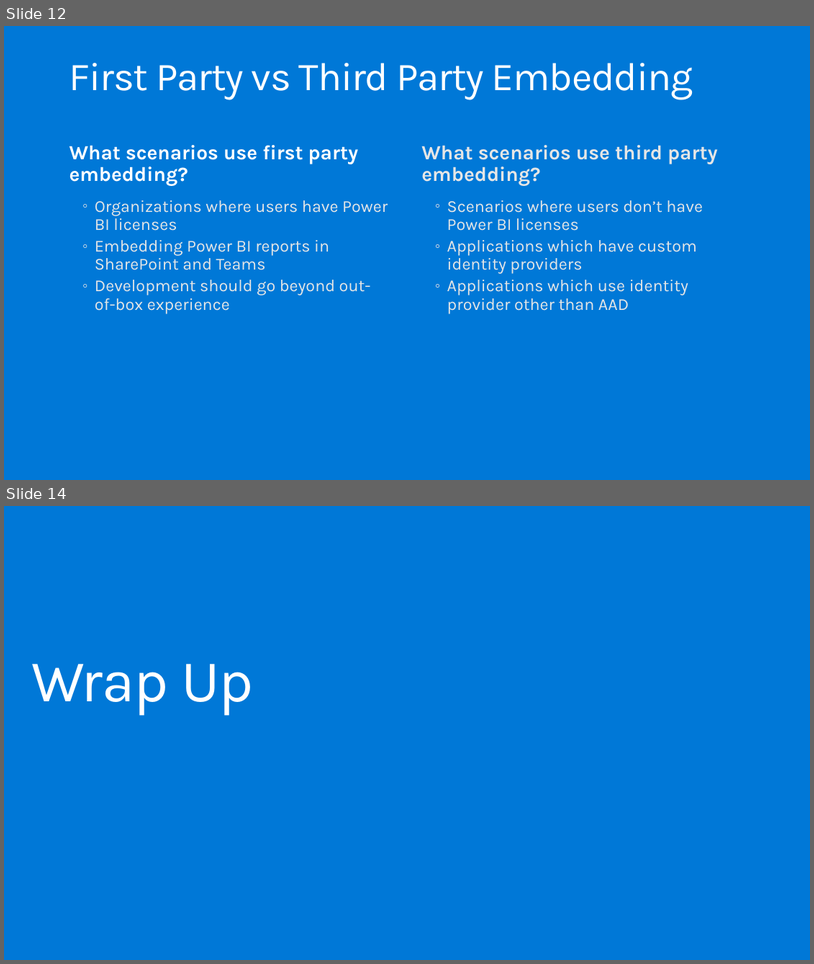
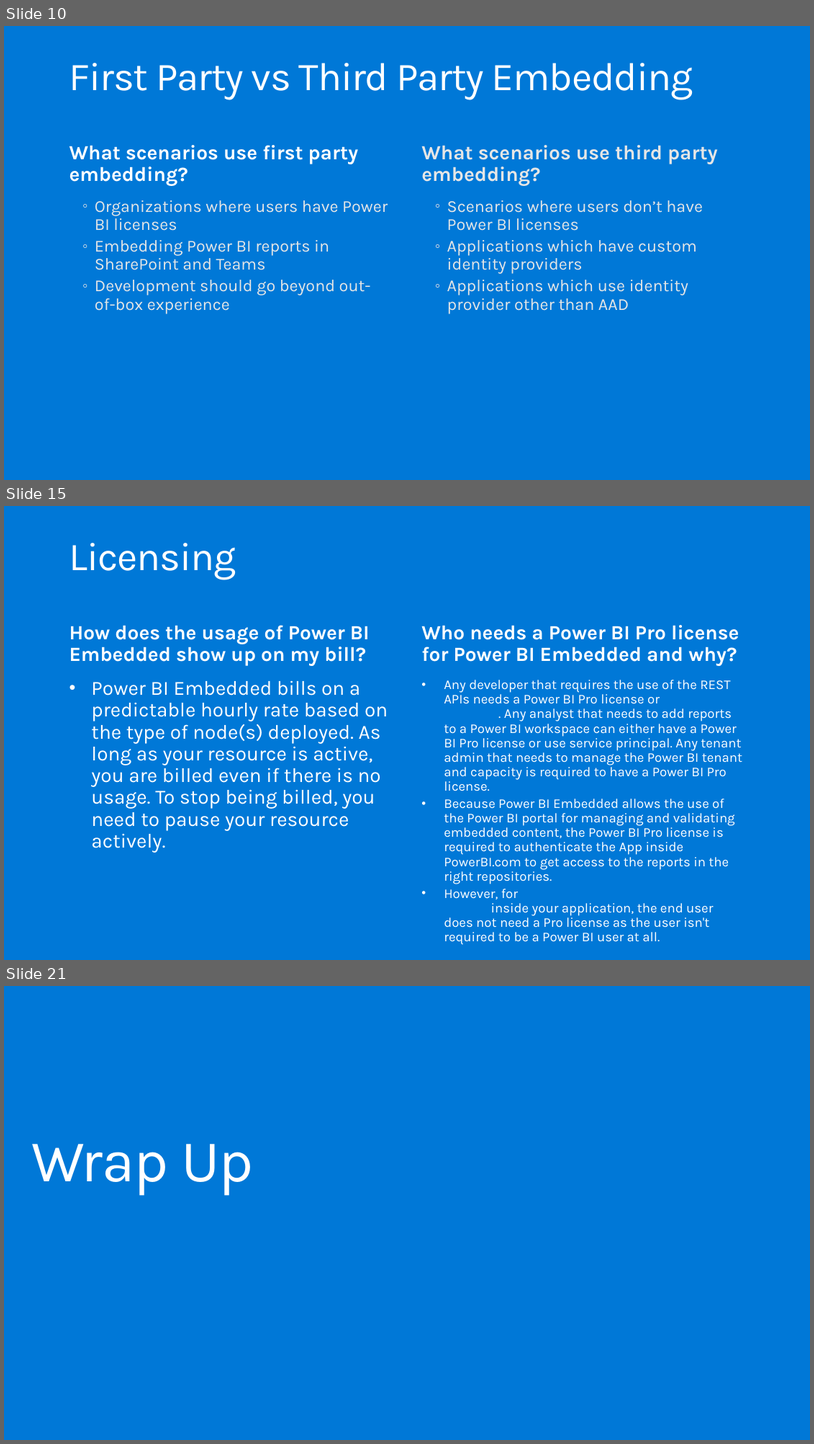
Before and after one commit to hnc198/AzurePowerBI, a slide deck: Hands-on Modules/Embedding/1. What is Power BI Embedded.pptx. Shown one above the other, each under a label of ours: slides 12 and 14 before the commit, slides 10, 15 and 21 after it; the slides between them are not shown. The pictures are 814x964 and 814x1444 pixels, drawn with LibreOffice and Linux fonts; fonts in the diff are those of the drawing. Boxes give left, top, right and bottom in pixels: in the first picture for what was removed or moved away, otherwise in the second. Text is boxed around its words. In the diff, an @@ line names an element or a change of style, - is before the commit and + after.

```diff
--- a/Hands-on Modules/Embedding/1. What is Power BI Embedded.pptx
+++ b/Hands-on Modules/Embedding/1. What is Power BI Embedded.pptx
@@ slide 15 added at (4, 506, 810, 960), background #0078D7 @@
@@ title added at (70, 543, 237, 580), 47 pt, text #FFFFFF @@
+Licensing
@@ text added at (70, 625, 370, 666), 24 pt, text #FFFFFF, bold @@
+How does the usage of Power BI Embedded show up on my bill?
@@ text added at (422, 625, 739, 666), 24 pt, text #FFFFFF, bold @@
+Who needs a Power BI Pro license for Power BI Embedded and why?
@@ text added at (91, 680, 388, 852), 24 pt, text #FFFFFF @@
+• Power BI Embedded bills on a predictable hourly rate based on the type of node(s) deployed. As long as your resource is active, you are billed even if there is no usage. To stop being billed, you need to pause your resource actively.
@@ text added at (444, 680, 743, 944), 16 pt, text #FFFFFF @@
+• Any developer that requires the use of the REST APIs needs a Power BI Pro license or service principal. Any analyst that needs to add reports to a Power BI workspace can either have a Power BI Pro license or use service principal. Any tenant admin that needs to manage the Power BI tenant and capacity is required to have a Power BI Pro license.
+• Because Power BI Embedded allows the use of the Power BI portal for managing and validating embedded content, the Power BI Pro license is required to authenticate the App inside PowerBI.com to get access to the reports in the right repositories.
+• However, for creating/editing embedded reports inside your application, the end user does not need a Pro license as the user isn't required to be a Power BI user at all.
@@ what was slide 12 is now slide 10 @@
@@ what was slide 14 is now slide 21 @@
```
Also in this commit, not shown: 7 slides changed, 7 other slides added, 1 slide removed, 4 other files.
